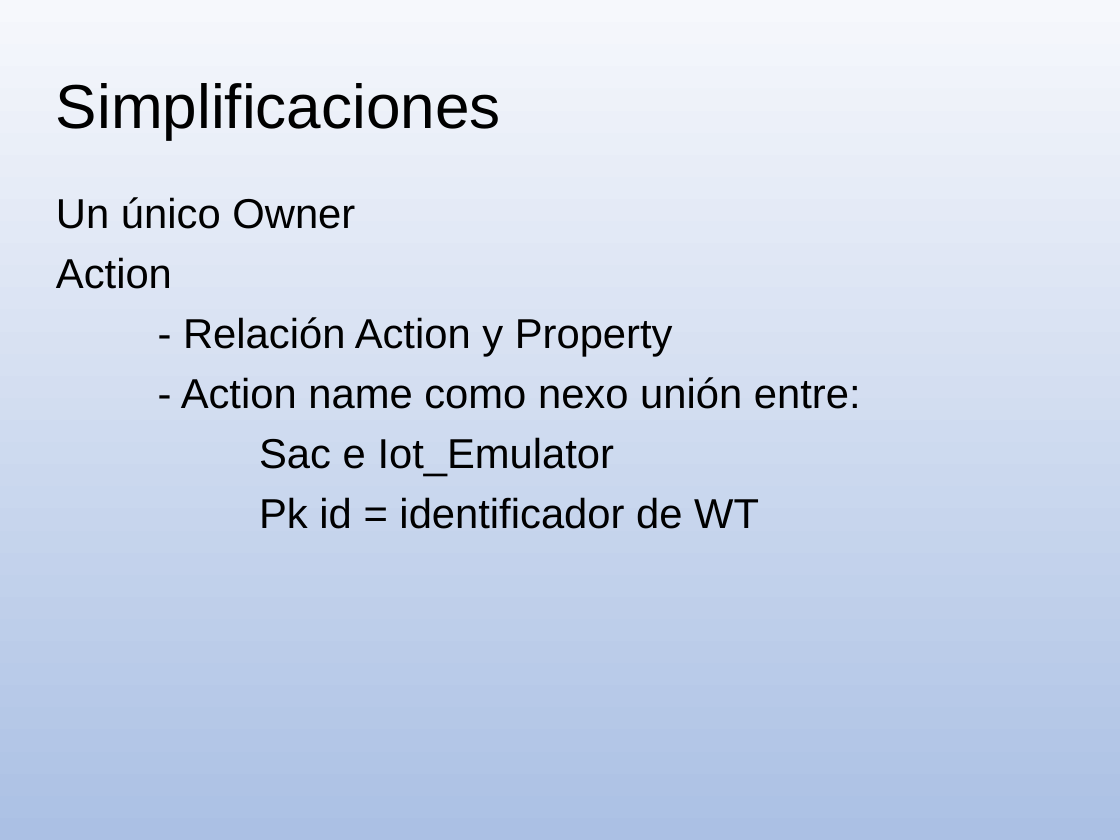
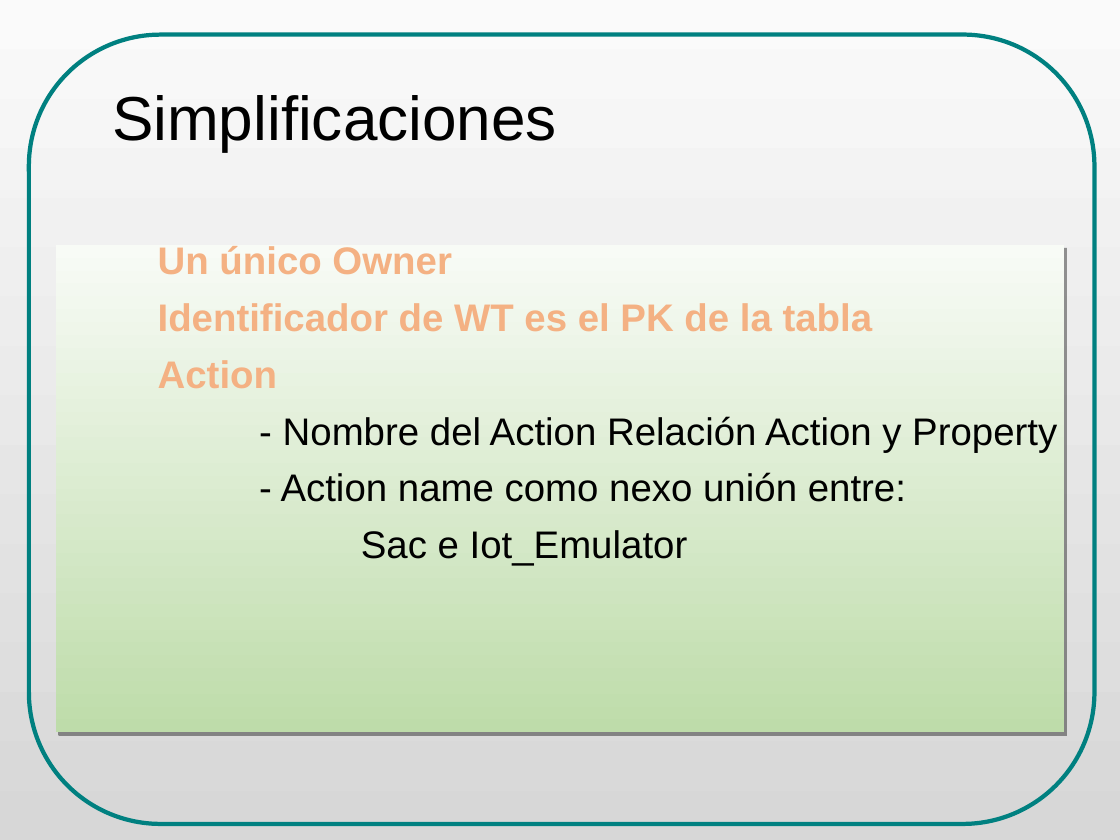
Before and after one commit to danielsalgadop/sac, a slide deck: slide 16 of docs/presentation/social_access_controller_ODP_final.odp. Drawn at 1120x840 pixels with LibreOffice and Linux fonts; fonts in the diff are those of the drawing. Boxes give left, top, right and bottom in pixels: in the first picture for what was removed or moved away, otherwise in the second. Text is boxed around its words. In the diff, an @@ line names an element or a change of style, - is before the commit and + after.

```diff
--- a/docs/presentation/social_access_controller_ODP_final.odp
+++ b/docs/presentation/social_access_controller_ODP_final.odp
@@ background gradient #F6F8FC to #ABC0E4 to gradient #FAFAFA to #D7D7D7 @@
@@ freeform shape added at (28,35,1095,824), outline #008080 3 pt @@
@@ title "Simplificaciones": place and size @@
-title "Simplificaciones" at (56,83,501,139)
+title "Simplificaciones" at (112,95,557,151)
@@ text "Un único Owner": place and size @@
-text "Un único Owner" at (56,197,861,529)
+text "Un único Owner" at (56,245,1064,732)
@@ text "Un único Owner" at (56,245,1064,732): fill none to gradient #F8FBF6 to #BEDCAA; shadow on @@
@@ text at (158,246,906,566): size 29.6 to 27.2 pt in "Un único Owner", "Action", "- Action name como nexo unión entre:", "Sac e Iot_Emulator"; text colour #000000 to #F4B183, bold on in "Un único Owner", "Action" @@
@@ text at (158,303,873,331): paragraph added @@
+Identificador de WT es el PK de la tabla
@@ text at (283,416,1057,452): text changed; size 29.6 to 27.2 pt @@
-- Relación Action y Property
+- Nombre del Action Relación Action y Property
@@ text at (259,497,759,529): paragraph removed @@
-Pk id = identificador de WT
```
Also in this commit, not shown: 40 other slides changed, 5 slides added, 3 slides removed, 4 other files.
